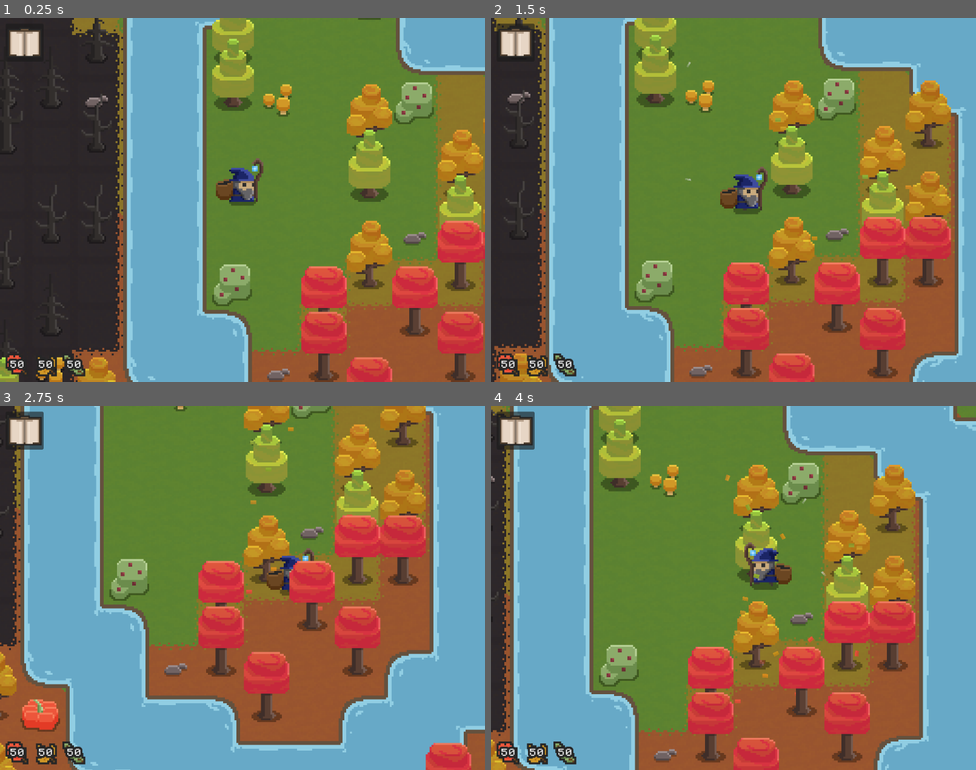
Above: before the commit, frames 1-4 (two rows, left to right).
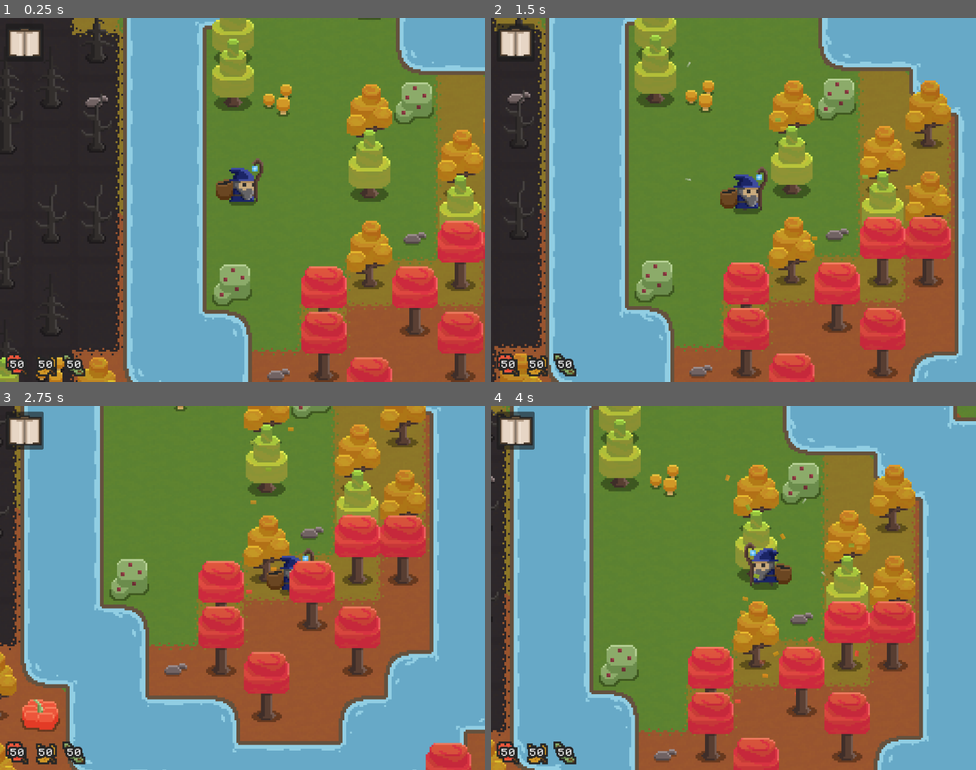
Above: after the commit, the same moments.

Repository: Pro1d/EchoesOfAmber
Game: Godot game, scene res://scenes/world.tscn
Two runs of this game, one before a commit and one after it. Both use one fixed random seed, a clock stepped at 60 frames per second and the inputs below. Sound files missing from this copy of the repository are replaced by a short silence.
Inputs:
- Up to frame 1 (0.25 s): no input
- Up to frame 2 (1.5 s): hold D (move_right) 0.53-1.28 s; tap E (attract_leaves) at 0.6 s; hold S (move_down) from 1.28 s (still down); tap 3 (put_green) at 1.35 s
- Up to frame 3 (2.75 s): release S (move_down) at 2.03 s; hold D (move_right) from 2.03 s (still down); tap 1 (put_red) at 2.1 s
- Up to frame 4 (4 s): release D (move_right) at 2.78 s; hold W (move_up) 2.78-3.53 s; tap 2 (put_yellow) at 2.85 s; hold A (move_left) from 3.53 s (still down); tap E (attract_leaves) at 3.6 s

The runs differ from the first frame. In frame 1, 0.5% of the frame differs, in the area x 27-90%, y 0-100%; in frame 2, 0.6%; in frame 3, 0.8%, in the area x 5-100%, y 0-100%; in frame 4, 0.7%.

Commit message:
Add music back

Diff:
--- a/scripts/world.gd
+++ b/scripts/world.gd
@@ -182,8 +182,8 @@
 	# Wait for the squirrel :)
 	await get_tree().create_timer(0.5).timeout
 	Config.sfx.play_area_cleared()
+	Config.sfx.play_music_layer_1()
 	await Config.water_2d.build_north_bridge()
-
 	await _cinematic_move_end(3)
 
 	await blackbars.set_enabled(false)
